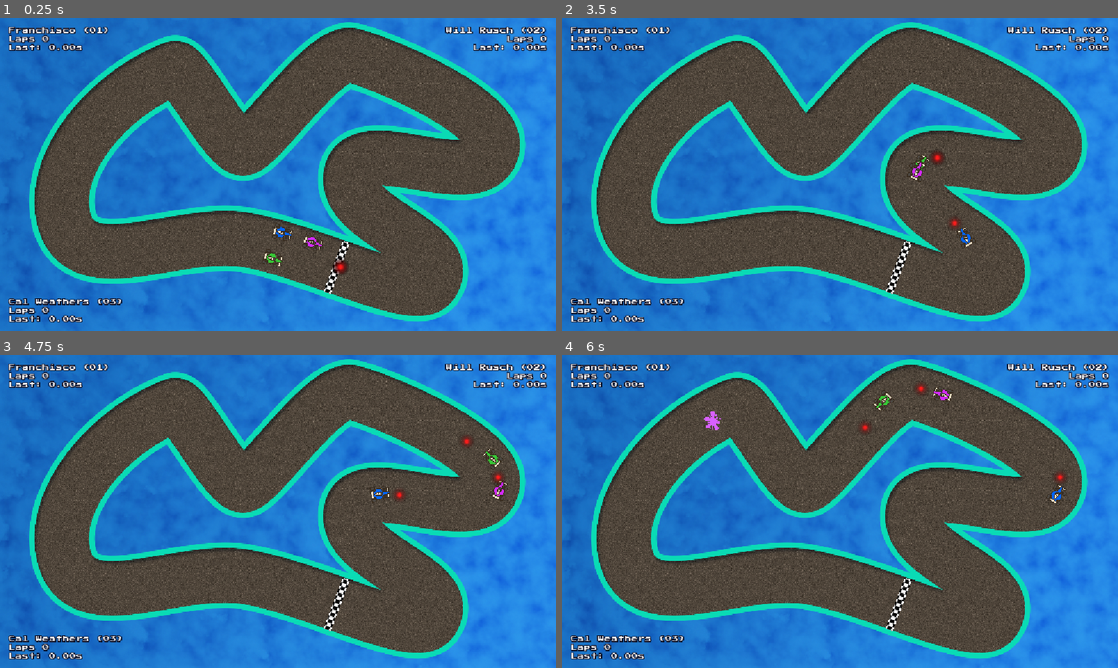
Above: before the commit, frames 1-4 (two rows, left to right).
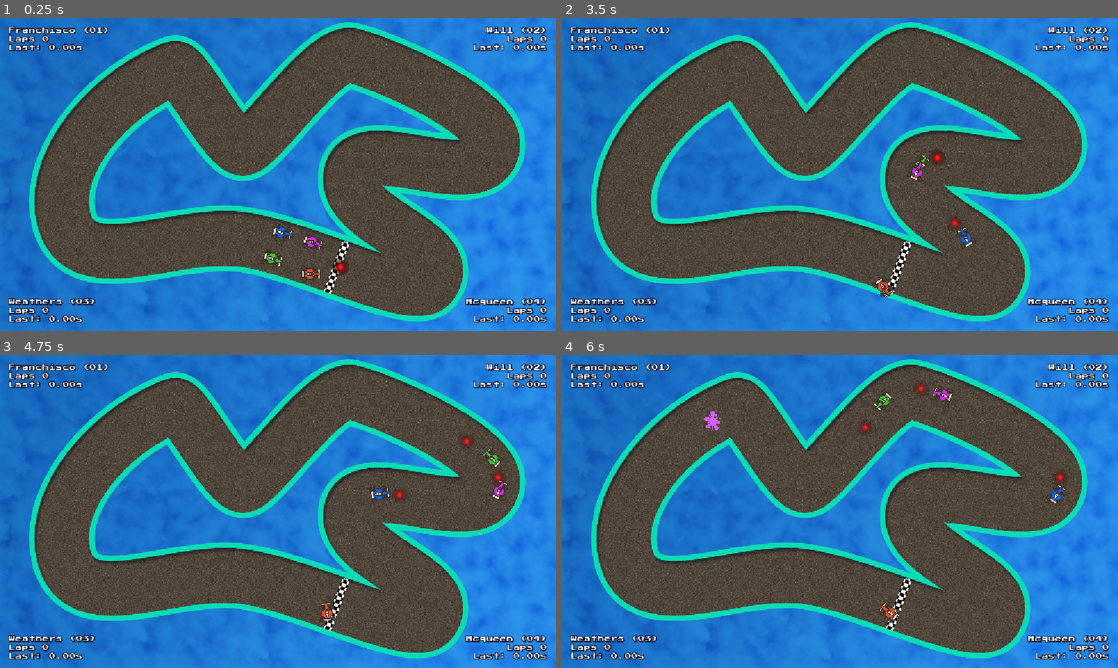
Above: after the commit, the same moments.

Repository: koreem-ahmed/mad-racer
Game: Godot game, scene res://scenes/Tracks/Track.tscn
Two runs of this game, one before a commit and one after it. Both use one fixed random seed, a clock stepped at 60 frames per second and the inputs below.
Inputs (mouse positions are in pixels of both pictures, inside the frame that each line leads up to):
- Up to frame 1 (0.25 s): no input
- Up to frame 2 (3.5 s): tap Enter at 0.5 s; move the mouse to (962, 158) at 0.52 s; hold Right (ui_right) 0.53-1.28 s; hold S (Start) 0.53-1.28 s; click (962, 158) at 0.67 s; move the mouse to (728, 190) at 1.27 s; hold Down 1.28-2.03 s; tap S (Start) at 1.35, 3.05 s; move the mouse to (895, 105) at 2.02 s; hold Right (ui_right) 2.03-2.78 s; hold S (Start) 2.03-2.78 s; tap Alt at 2.1 s; move the mouse to (812, 237) at 2.77 s; hold Up (ui_up) from 2.78 s (still down); tap Shift at 2.85 s; click (812, 237) at 2.92 s
- Up to frame 3 (4.75 s): move the mouse to (444, 558) at 3.52 s; release Up (ui_up) at 3.53 s; hold S (Start) 3.53-4.28 s; hold Left (ui_left) from 3.53 s (still down); move the mouse to (111, 464) at 4.27 s; tap S (Start) at 4.35 s
- Up to frame 4 (6 s): move the mouse to (867, 511) at 5.02 s; release Left (ui_left) at 5.03 s; hold Down 5.03-5.78 s; hold S (Start) 5.03-5.78 s; tap Alt at 5.1 s; click (867, 511) at 5.17 s; move the mouse to (756, 433) at 5.77 s; hold Right (ui_right) from 5.78 s (still down); tap Shift at 5.85 s

The runs differ from the first frame. In frame 1, 1.2% of the frame differs, in the area x 1-99%, y 2-98%; in frame 2, 1.2%; in frame 3, 1.2%; in frame 4, 1.2%.

Commit message:
leader board
i made the scene and add a function in the race controller to get the data from the car dictionary and then display i in the panel container in the GUI scene. i finished the leader board and tested it

Diff:
--- a/Classes/CarRaceData.gd
+++ b/Classes/CarRaceData.gd
@@ -13,6 +13,12 @@
 var best_lap: float = DEFAULT_LAPTIME
 var target_laps: int = 0
 
+
+var _total_time: float:
+	get: return total_time
+
+var _completed_laps: int:
+	get: return completed_laps
 
 var race_completed: bool:
 	get: return completed_laps == target_laps
@@ -40,3 +46,25 @@
 func force_finish(_total_time: float, progress: float) -> void:
 	partial_progress = progress
 	total_time = _total_time
+
+
+func _to_string() -> String:
+	var total_str = "DNF"
+	if race_completed: total_str = "%0.fs" % (total_time/1000)
+
+	var best_lap_str: String = ""
+	if best_lap != DEFAULT_LAPTIME:
+		best_lap_str = "%.1fs" % best_lap
+
+	return "%10s %6s %6s %5d" % [
+		car_name, total_str, best_lap_str, completed_laps
+	]
+
+
+
+static func compare(a: CarRaceData, b: CarRaceData) -> bool:
+	if a._completed_laps == b._completed_laps:
+		if a.race_completed:
+			return a._total_time < b._total_time
+		return a.total_progress > b.total_progress
+	return a._completed_laps > b._completed_laps
--- a/Globals/EventHub.gd
+++ b/Globals/EventHub.gd
@@ -3,6 +3,13 @@
 
 signal on_lap_completed(info: LapCompleteData)
 signal on_race_start
+signal on_lap_update(car: Car, lap_count: int, lap_time: float)
+signal on_race_over(data: Array[CarRaceData])
+
+
+func emit_on_race_over(data: Array[CarRaceData]) -> void:
+	on_race_over.emit(data)
+
 
 func emit_on_lap_completed(info: LapCompleteData) -> void:
 	on_lap_completed.emit(info)
@@ -10,3 +17,7 @@
 
 func emit_on_race_start() -> void:
 	on_race_start.emit()
+
+
+func emit_on_lap_update(car: Car, lap_count: int, lap_time: float) -> void:
+	on_lap_update.emit(car, lap_count, lap_time)
--- a/scenes/GUI/CarUi.tscn
+++ b/scenes/GUI/CarUi.tscn
@@ -8,7 +8,6 @@
 offset_right = 40.0
 offset_bottom = 40.0
 script = ExtResource("1_6a4ro")
-label_alignment = null
 
 [node name="Name Label" type="Label" parent="." unique_id=1289289358]
 layout_mode = 2
--- a/scenes/GUI/GameUi.tscn
+++ b/scenes/GUI/GameUi.tscn
@@ -2,6 +2,25 @@
 
 [ext_resource type="Script" uid="uid://dmhirsw18n2jy" path="res://scripts/GameUi.gd" id="1_28eo3"]
 [ext_resource type="PackedScene" uid="uid://kyllddmtfqwb" path="res://scenes/GUI/CarUi.tscn" id="2_rw1kg"]
+[ext_resource type="FontFile" uid="uid://iquj162s48bs" path="res://assets/font/PressStart2P-Regular.ttf" id="3_brbsq"]
+
+[sub_resource type="StyleBoxFlat" id="StyleBoxFlat_b1owa"]
+content_margin_left = 18.0
+content_margin_top = 18.0
+content_margin_right = 18.0
+content_margin_bottom = 18.0
+bg_color = Color(0.1, 0.1, 0.1, 0.6)
+corner_radius_top_left = 3
+corner_radius_top_right = 3
+corner_radius_bottom_right = 3
+corner_radius_bottom_left = 3
+corner_detail = 5
+
+[sub_resource type="LabelSettings" id="LabelSettings_d2r2w"]
+font = ExtResource("3_brbsq")
+font_size = 24
+outline_size = 11
+outline_color = Color(0.1288298, 0.12882978, 0.12882978, 1)
 
 [node name="GameUi" type="Control" unique_id=1711084736]
 layout_mode = 3
@@ -45,3 +64,23 @@
 size_flags_horizontal = 8
 size_flags_vertical = 8
 label_alignment = 2
+
+[node name="PanelContainer" type="PanelContainer" parent="." unique_id=1455427079]
+visible = false
+layout_mode = 1
+anchors_preset = 8
+anchor_left = 0.5
+anchor_top = 0.5
+anchor_right = 0.5
+anchor_bottom = 0.5
+offset_left = -20.0
+offset_top = -20.0
+offset_right = 20.0
+offset_bottom = 20.0
+grow_horizontal = 2
+grow_vertical = 2
+theme_override_styles/panel = SubResource("StyleBoxFlat_b1owa")
+
+[node name="RaceOverLabel" type="Label" parent="PanelContainer" unique_id=254234166]
+layout_mode = 2
+label_settings = SubResource("LabelSettings_d2r2w")
--- a/scenes/Tracks/Track.tscn
+++ b/scenes/Tracks/Track.tscn
@@ -11,6 +11,7 @@
 [ext_resource type="PackedScene" uid="uid://cqs0ea73r6msh" path="res://scenes/RaceController.tscn" id="9_4784h"]
 [ext_resource type="Texture2D" uid="uid://dlry4iqrl31mt" path="res://assets/levels/Images/CarGreen.png" id="10_q1gcb"]
 [ext_resource type="Texture2D" uid="uid://dr8u06xrl4yv6" path="res://assets/levels/Images/CarPurple.png" id="10_xosaf"]
+[ext_resource type="PackedScene" uid="uid://doox71dhvje0x" path="res://scenes/PlayerCar.tscn" id="12_182rf"]
 [ext_resource type="Texture2D" uid="uid://pndhsqg7v7iu" path="res://assets/levels/Images/CarBlue.png" id="12_uriw6"]
 [ext_resource type="PackedScene" uid="uid://gxmb4rhrqes4" path="res://scenes/GUI/GameUi.tscn" id="14_182rf"]
 [ext_resource type="PackedScene" uid="uid://c7ikm6i8htbnt" path="res://scenes/CountDown.tscn" id="14_uriw6"]
@@ -114,7 +115,7 @@
 max_speed_limit = 320.0
 min_speed_limit = 250.0
 car_texture = ExtResource("10_xosaf")
-car_name = "Will Rusch"
+car_name = "Will"
 car_number = 2
 
 [node name="CPU Car3" parent="Cars holder" unique_id=439395284 instance=ExtResource("9_63hka")]
@@ -124,8 +125,13 @@
 max_speed_limit = 260.0
 min_speed_limit = 200.0
 car_texture = ExtResource("12_uriw6")
-car_name = "Cal Weathers"
+car_name = "Weathers"
 car_number = 3
+
+[node name="Player Car" parent="Cars holder" unique_id=323058446 instance=ExtResource("12_182rf")]
+position = Vector2(645, 530)
+car_name = "Mcqueen"
+car_number = 4
 
 [node name="RaceController" parent="." unique_id=1426071283 instance=ExtResource("9_4784h")]
 total_laps = 2
--- a/scripts/CarUi.gd
+++ b/scripts/CarUi.gd
@@ -16,7 +16,7 @@
 	lap_label.horizontal_alignment = label_alignment
 	last_lap_label.horizontal_alignment = label_alignment
 
-func update_values(car: Car, lap_count: int, last_lap_time: float) -> void:
+func update_values(car: Car, lap_count: int, lap_time: float) -> void:
 	name_label.text = "%s (%02d)" % [car.car_name, car.car_number]
 	lap_label.text = "Laps %d" % lap_count
-	last_lap_label.text = "Last: %.2fs" % last_lap_time
+	last_lap_label.text = "Last: %.2fs" % lap_time
--- a/scripts/GameUi.gd
+++ b/scripts/GameUi.gd
@@ -5,9 +5,27 @@
 
 
 @onready var margin_container: MarginContainer = $MarginContainer
+@onready var race_over_label: Label = $PanelContainer/RaceOverLabel
+@onready var panel_container: PanelContainer = $PanelContainer
 
 
 var _car_ui_dict: Dictionary[Car, Car_Ui] = {}
+
+
+func _enter_tree() -> void:
+	EventHub.on_lap_update.connect(on_lap_update)
+	EventHub.on_race_over.connect(on_race_over)
+
+
+
+func on_race_over(data: Array[CarRaceData]) -> void:
+	race_over_label.text = "%10s %6s %6s %5s" % [
+		"Car", "Time", "Best", "Laps"
+	]
+	for d in data: race_over_label.text += "\n%s" % d
+	panel_container.show()
+	get_tree().paused = true
+
 
 
 
@@ -22,3 +40,9 @@
 		ui.update_values(car, 0, 0.0)
 		ui.show()
 		_car_ui_dict[car] = ui
+
+
+
+func on_lap_update(car: Car, lap_count: int, lap_time: float) -> void:
+	if car in _car_ui_dict:
+		_car_ui_dict[car].update_values(car, lap_count, lap_time)
--- a/scripts/RaceController.gd
+++ b/scripts/RaceController.gd
@@ -50,6 +50,11 @@
 	var car: Car = info.car
 	var rd: CarRaceData = _race_data[car]
 	rd.add_lap_time(info.lap_time)
+	EventHub.emit_on_lap_update(
+		car,
+		rd._completed_laps,
+		info.lap_time
+	)
 
 	if rd.race_completed:
 		print("race finnished")
@@ -71,7 +76,9 @@
 			var progress: float = offset / total_len
 			rd.force_finish(elapesed, progress)
 			c.change_state(Car.CarState.RACEOVER)
-			pass
+	var results: Array[CarRaceData] = _race_data.values()
+	results.sort_custom(CarRaceData.compare)
+	EventHub.emit_on_race_over(results)
 
 
 func _on_race_over_timer_timeout() -> void:
